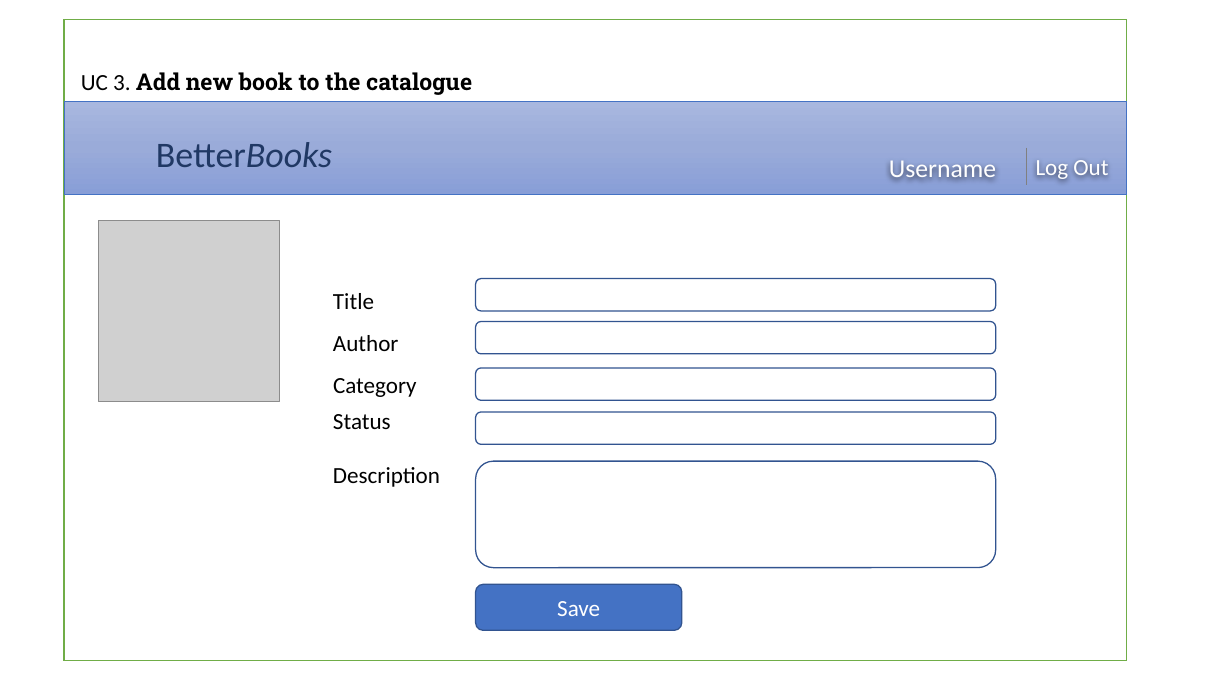
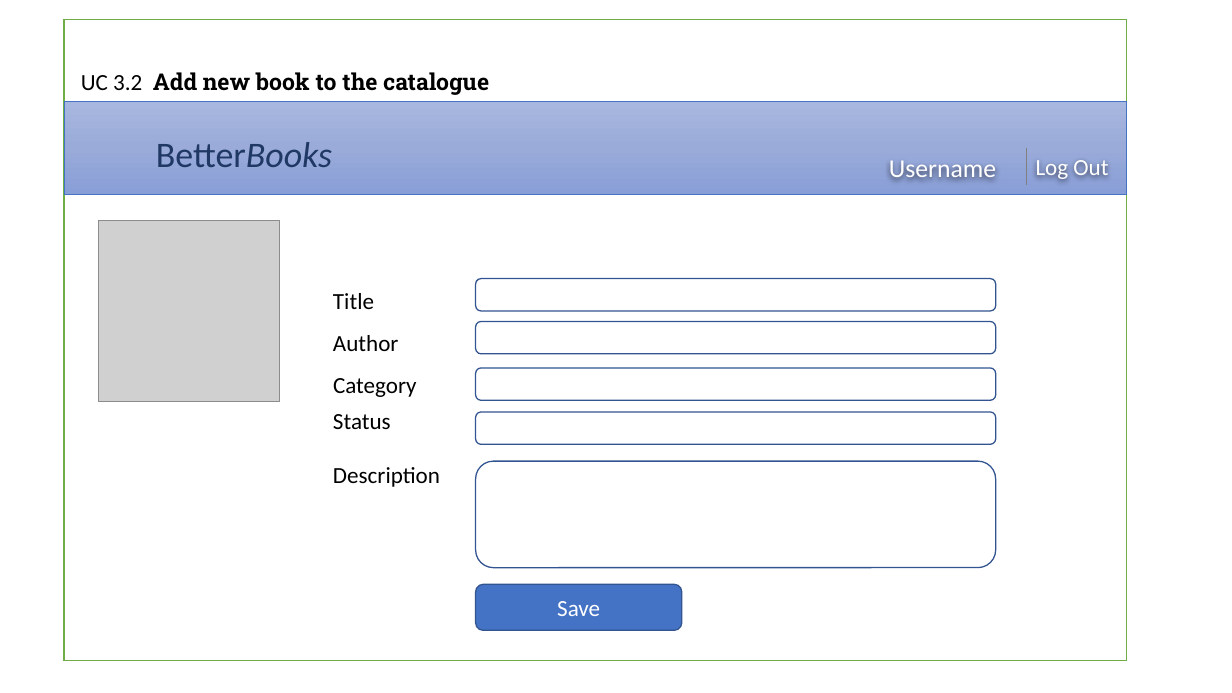
Before and after one commit to kateGalich/capstone, a slide deck: slide 4 of Construction 1/UI Prototypes.pptx (slide 3 before the commit). Drawn at 1232x693 pixels with LibreOffice and Linux fonts; fonts in the diff are those of the drawing; grey boxes stand for pictures; background and template pictures are left out. Boxes give left, top, right and bottom in pixels: in the first picture for what was removed or moved away, otherwise in the second. Text is boxed around its words. In the diff, an @@ line names an element or a change of style, - is before the commit and + after.

```diff
--- a/Construction 1/UI Prototypes.pptx
+++ b/Construction 1/UI Prototypes.pptx
@@ text at [81, 72, 489, 95]: text changed @@
-UC 3. Add new book to the catalogue
+UC 3.2 Add new book to the catalogue
```
Also in this commit, not shown: 1 other slide changed, 1 slide added, 1 other file.
